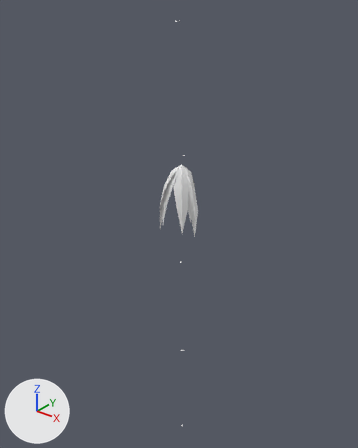
Before and after pictures for a commit that changed the OBJ model game/assets/models/plants/SM_Plant_LianaLadder_Leaf.obj.
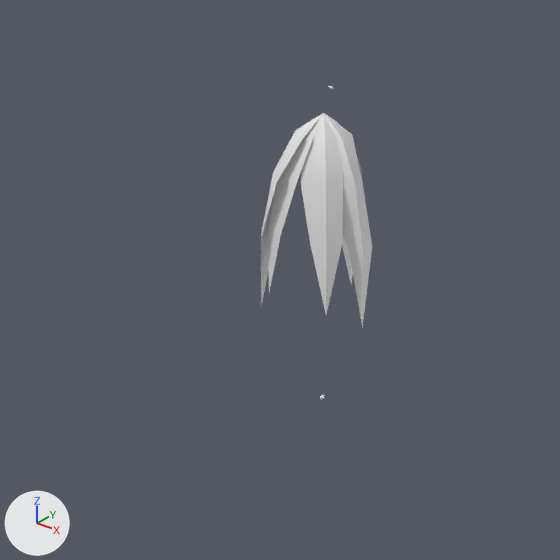
There are two pictures of each version: one whole from a 50 mm lens placed at (7.86, -9.92, 15.52), pointed at (-0.39, 0.38, 9.13), one close up on the part from 20% to 73% of the width and 28% to 71% of the height. Arrows for +X, +Y and +Z are at lower left; the lights stay in place. The older version's two pictures come first. Where no turn or scale is listed for an object, it has been applied to the vertices. Vertices at exactly the same position are counted once.

Before the edit, the objects in view are built like this:
```python
me_sm_plant_lianaladder_leaf = bpy.data.meshes.new('SM_Plant_LianaLadder_Leaf')
me_sm_plant_lianaladder_leaf.from_pydata(...)  # 136 vertices, 140 faces; spans x -0.45..0.55, y -0.5..0.62, z 1.61..14.73
ob_sm_plant_lianaladder_leaf = bpy.data.objects.new('SM_Plant_LianaLadder_Leaf', me_sm_plant_lianaladder_leaf)
ob_sm_plant_lianaladder_leaf.location = (0.0, 0.0, 0.0)
```
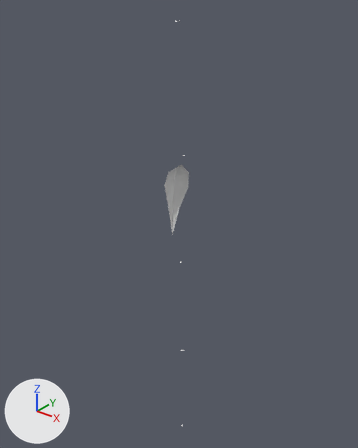
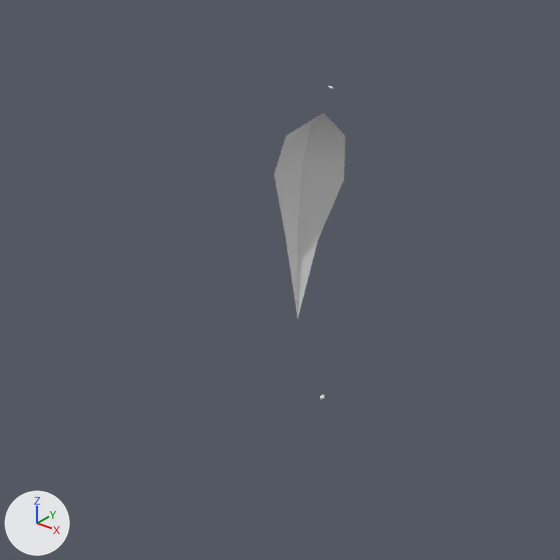
What differs and where, as boxes (x1, y1, x2, y2) in the close-ups (560 x 560 px):
```json
{"object": "SM_Plant_LianaLadder_Leaf", "change": "reshaped", "before": [261, 86, 372, 399], "after": [274, 86, 345, 399], "on screen": "36% narrower"}
{"part": 1, "of": "me_sm_plant_lianaladder_leaf", "change": "cut back", "before": [261, 113, 372, 328], "after": [274, 113, 345, 318]}
```

The change, as JSON lines over the scene's bpy script:
```json
{"block": "me_sm_plant_lianaladder_leaf", "where": "# used by ob_sm_plant_lianaladder_leaf; location = (0.0, 0.0, 0.0)"}
{"op": "remove", "block": "me_sm_plant_lianaladder_leaf", "code": "me_sm_plant_lianaladder_leaf.from_pydata(...)  # 136 vertices, 140 faces; spans x -0.45..0.55, y -0.5..0.62, z 1.61..14.73"}
{"op": "add", "block": "me_sm_plant_lianaladder_leaf", "code": "me_sm_plant_lianaladder_leaf.from_pydata(...)  # 96 vertices, 92 faces; spans x -0.64..0.15, y -0.13..0.43, z 1.61..14.73"}
{"block": "me_sm_plant_lianaladder_leaf", "change": "me_sm_plant_lianaladder_leaf part 1"}
{"block": "me_sm_plant_lianaladder_leaf", "change": "40 vertices are removed from x -0.45..0.55, y -0.5..0.62, z 9.12..11.01"}
{"block": "me_sm_plant_lianaladder_leaf", "change": "48 faces are deleted"}
{"block": "me_sm_plant_lianaladder_leaf", "change": "10 vertices move from x -0.42..0.05, y -0.44..-0.01, z 9.35..11.01 to x -0.64..0.01, y -0.13..0.43, z 8.69..10.95"}
```
